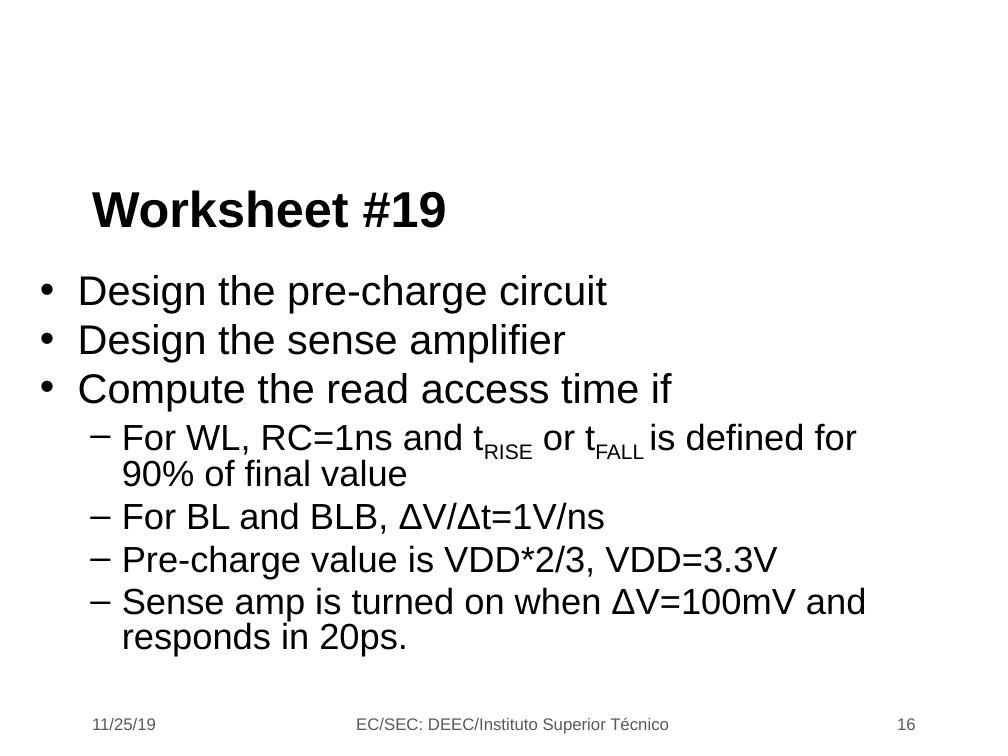
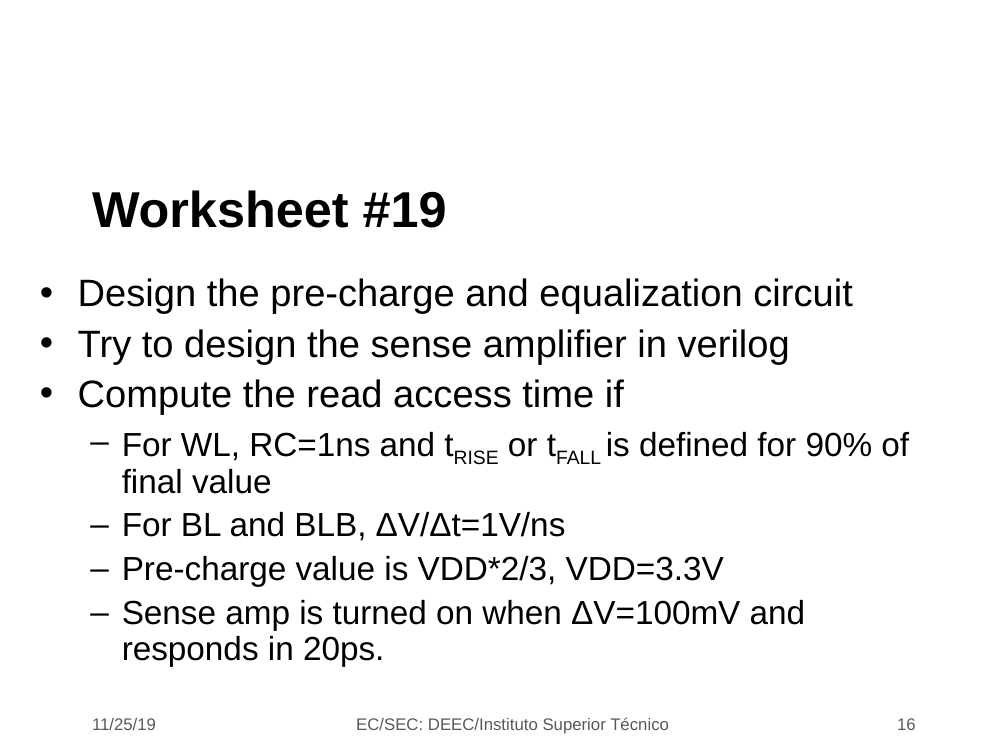
Before and after one commit to jjts/ist-sec, a slide deck: slide 16 of lectures/l19_sram/l19.odp. Drawn at 1008x756 pixels with LibreOffice and Linux fonts; fonts in the diff are those of the drawing; background and template pictures are left out. Boxes give left, top, right and bottom in pixels: in the first picture for what was removed or moved away, otherwise in the second. Text is boxed around its words. In the diff, an @@ line names an element or a change of style, - is before the commit and + after.

Commit message:
update lectures 18 and 19 and add memory cell non functional verilog

```diff
--- a/lectures/l19_sram/l19.odp
+++ b/lectures/l19_sram/l19.odp
@@ text at bbox=[78, 278, 852, 365]: text changed; size 29.6 to 27.2 pt @@
-• Design the pre-charge circuit
-• Design the sense amplifier
+• Design the pre-charge and equalization circuit
+• Try to design the sense amplifier in verilog
@@ text at bbox=[78, 379, 909, 666]: size 29.6 to 27.2 pt in "Compute the read access time if"; size 25.9 to 23.8 pt in "For WL, RC=1ns and tRISE or tFALL ...", "For BL and BLB, ΔV/Δt=1V/ns", "Pre-charge value is VDD*2/3, VDD=3.3V", "Sense amp is turned on when ΔV=100mV ..."; line spacing 0.8 to 0.9 @@
```
Also in this commit, not shown: 4 other slides changed, 1 other file.
